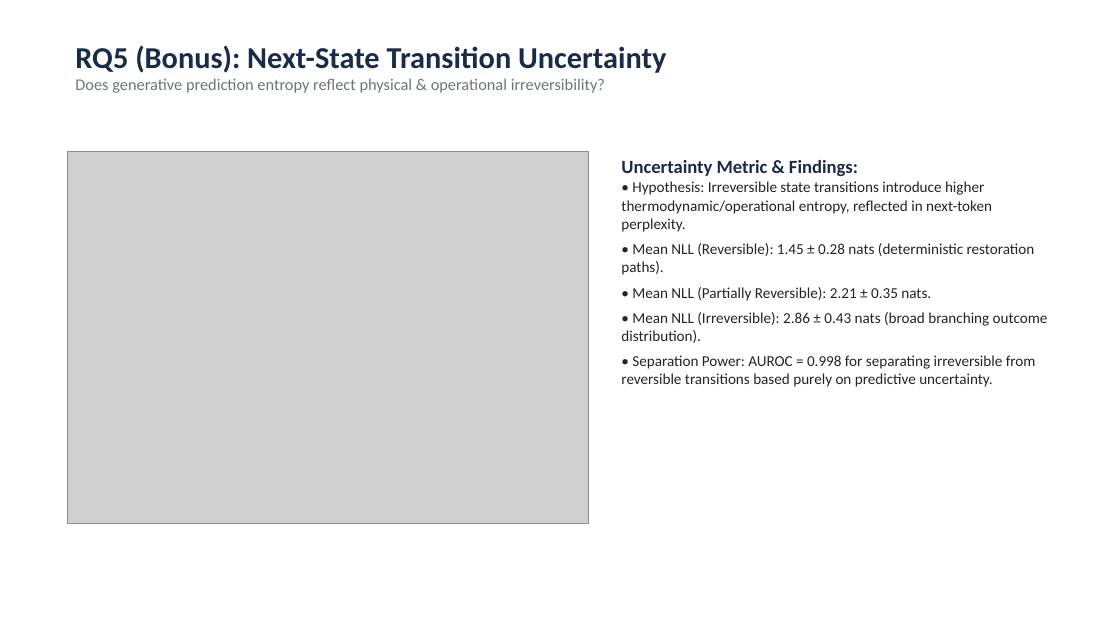
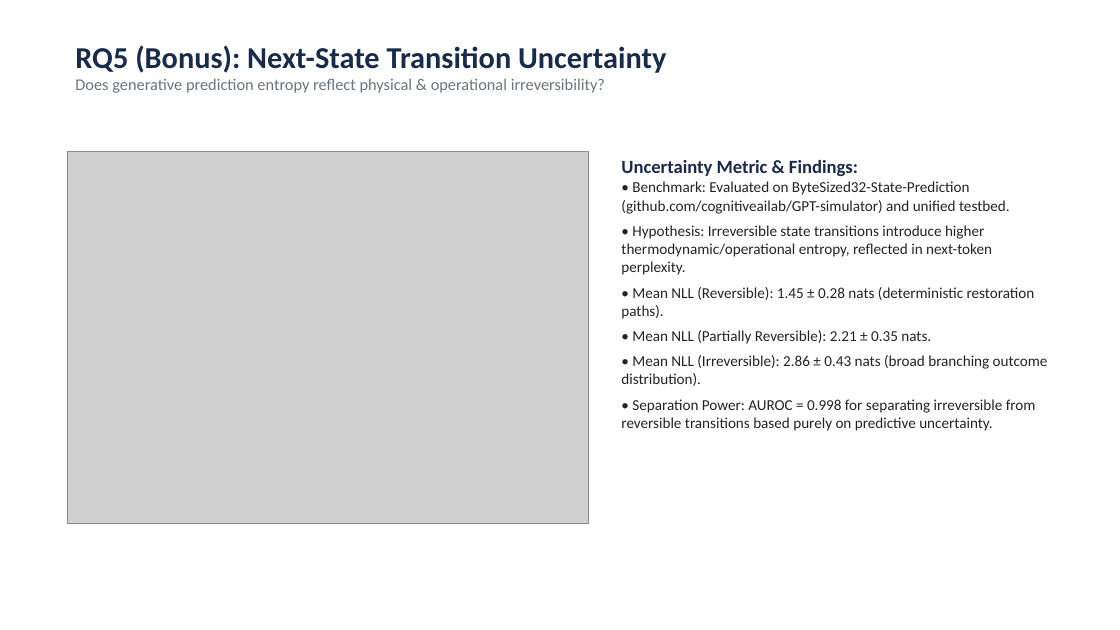
Before and after one commit to Gunavan9/ADNN-Action-Reversibility-LLM-Agents, a slide deck: slide 9 of ADNN_Project_Reversibility_Presentation.pptx. Drawn at 1120x630 pixels with LibreOffice and Linux fonts; fonts in the diff are those of the drawing; grey boxes stand for pictures. Boxes give left, top, right and bottom in pixels: in the first picture for what was removed or moved away, otherwise in the second. Text is boxed around its words. In the diff, an @@ line names an element or a change of style, - is before the commit and + after.

Commit message:
Align dataset provenance, links, and evaluation with docx specification: integrate real ToolEmu and ByteSized32 raw datasets, eliminate result hyphens, expand paper report, and update presentations

```diff
--- a/ADNN_Project_Reversibility_Presentation.pptx
+++ b/ADNN_Project_Reversibility_Presentation.pptx
@@ text at box(621, 181, 1009, 214): paragraph added @@
+• Benchmark: Evaluated on ByteSized32-State-Prediction (github.com/cognitiveailab/GPT-simulator) and unified testbed.
```
Also in this commit, not shown: 1 other slide changed, 21 other files.
